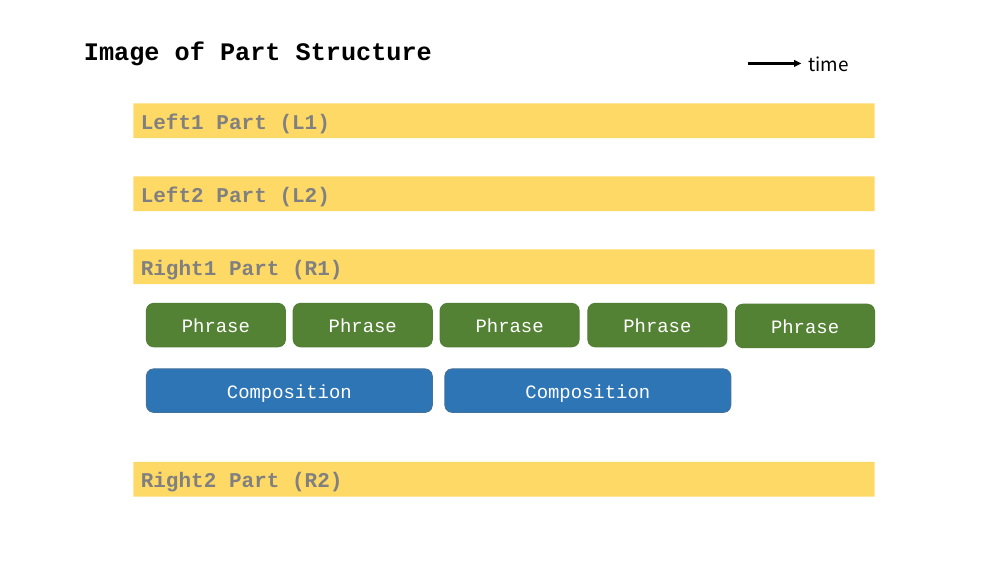
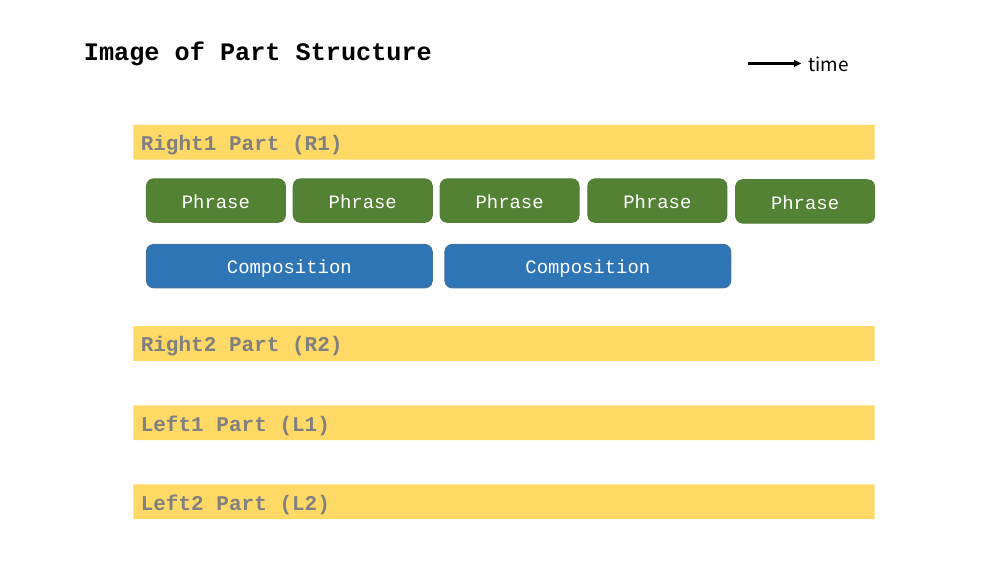
Before and after one commit to hasebems/Loopian_Rust, a slide deck: slide 2 of doc/design.pptx. Drawn at 1008x567 pixels with LibreOffice and Linux fonts; fonts in the diff are those of the drawing. Boxes give left, top, right and bottom in pixels: in the first picture for what was removed or moved away, otherwise in the second. Text is boxed around its words. In the diff, an @@ line names an element or a change of style, - is before the commit and + after.

```diff
--- a/doc/design.pptx
+++ b/doc/design.pptx
@@ 7 rounded rectangles, 1 rectangle moved together from (x1=133, y1=250, x2=875, y2=412) to (x1=133, y1=125, x2=875, y2=287) @@
@@ rectangle "Right2 Part (R2)" moved from (x1=133, y1=462, x2=874, y2=497) to (x1=133, y1=326, x2=874, y2=361) @@
@@ rectangle "Left1 Part (L1)" moved from (x1=133, y1=104, x2=874, y2=138) to (x1=133, y1=405, x2=874, y2=440) @@
@@ rectangle "Left2 Part (L2)" moved from (x1=133, y1=176, x2=874, y2=211) to (x1=133, y1=485, x2=874, y2=520) @@
```
Also in this commit, not shown: 1 other file.
